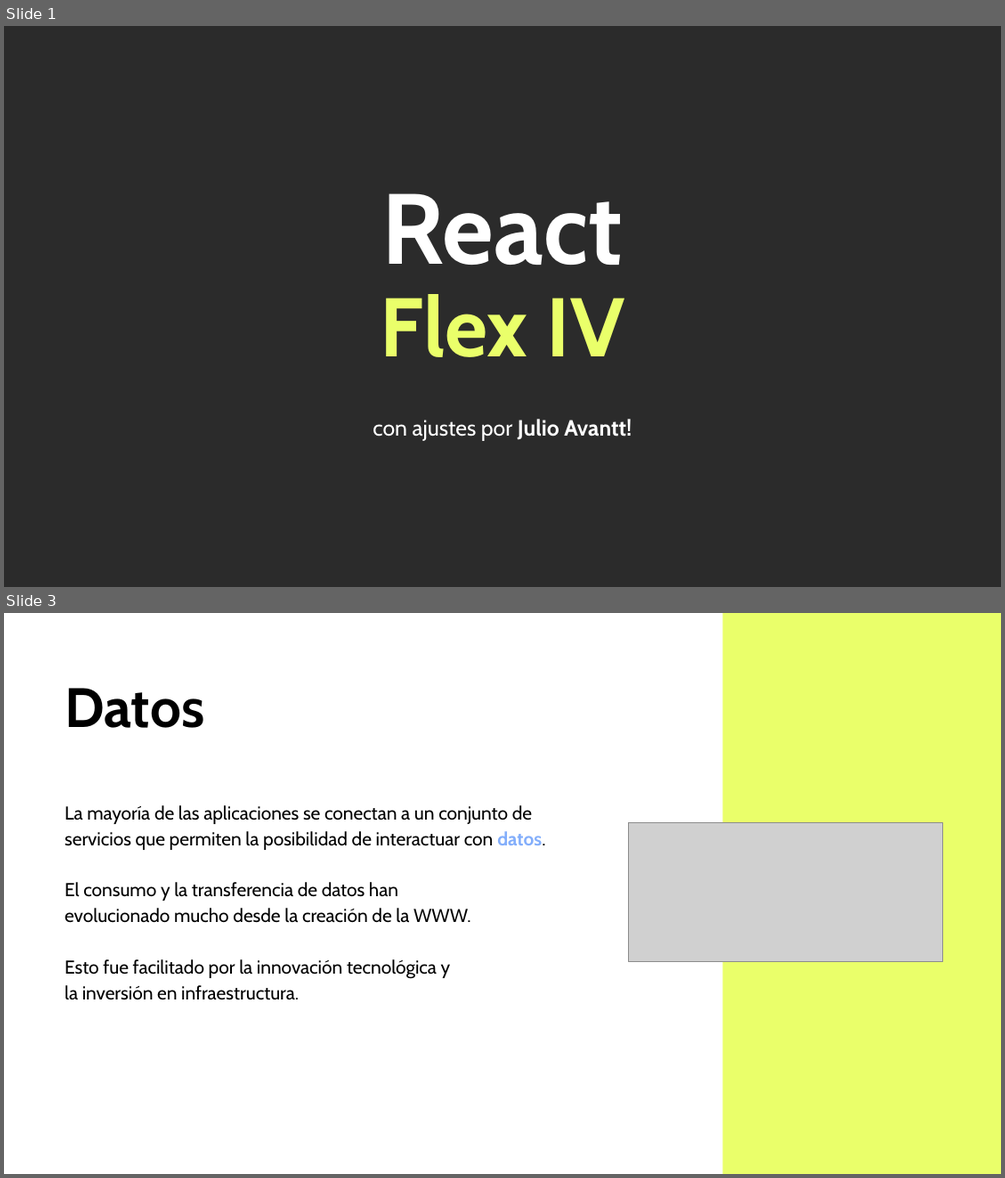
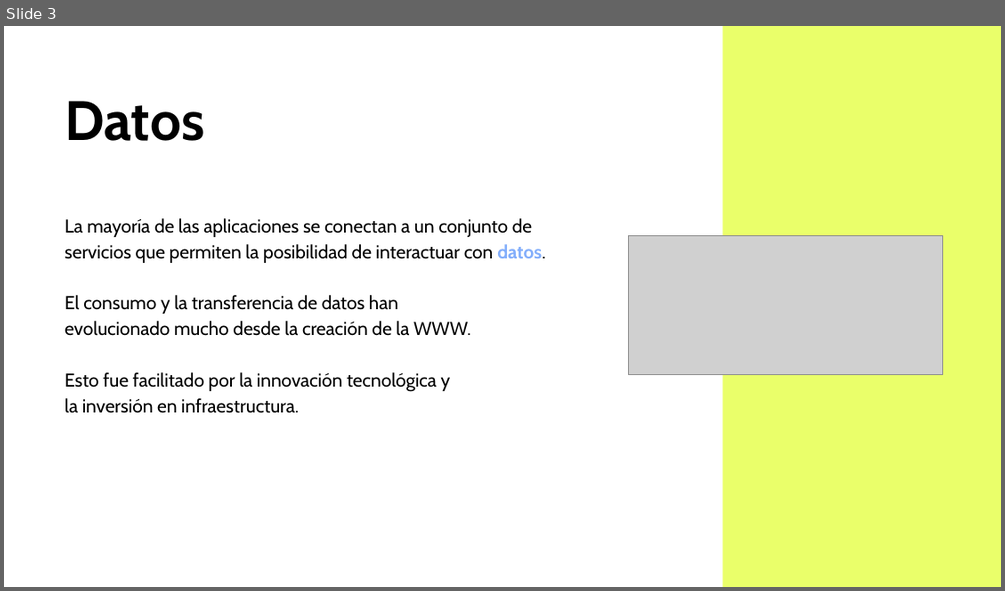
Before and after one commit to Arturogrottoli/Project-React-Js, a slide deck: Clase04/React 4 v.end.pptx. Shown one above the other, each under a label of ours: slides 1 and 3 before the commit, slide 3 after it; the slides between them are not shown. The pictures are 1005x1178 and 1005x591 pixels, drawn with LibreOffice and Linux fonts; fonts in the diff are those of the drawing; grey boxes stand for pictures; background and template pictures are left out; a plain dark background stands for a picture behind light text. Boxes give left, top, right and bottom in pixels: in the first picture for what was removed or moved away, otherwise in the second. Text is boxed around its words. In the diff, an @@ line names an element or a change of style, - is before the commit and + after.

```diff
--- a/Clase04/React 4 v.end.pptx
+++ b/Clase04/React 4 v.end.pptx
@@ slide 1 removed at (4,26,1001,587), background picture (left out) @@
@@ text removed at (372,193,631,440) @@
-React
-Flex IV
-con ajustes por Julio Avantt!
```
Also in this commit, not shown: 3 slides added, 1 other slide removed.
